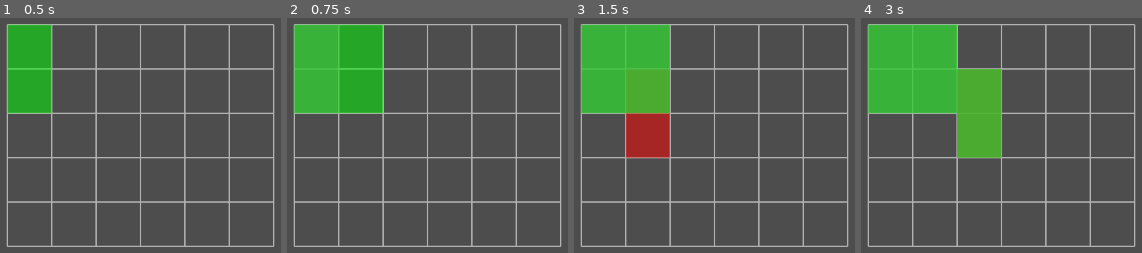
Above: before the commit, frames 1-4 (left to right).
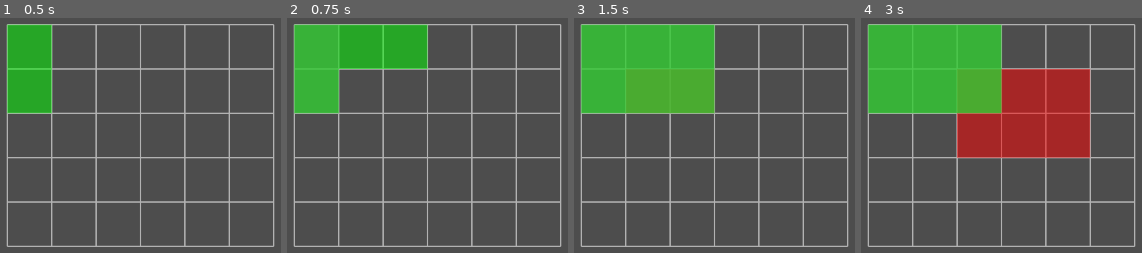
Above: after the commit, the same moments.

Repository: BigBarfEaterBBE/supermarket_simulator
Game: Godot game, scene res://supermarket simulator/scenes/grid_root.tscn
The game is run twice, just before and just after one commit, with the same random seed, the same clock (stepped at 60 frames per second) and the same inputs.
Inputs:
- Up to frame 1 (0.5 s): no input
- Up to frame 2 (0.75 s): tap Enter (place_item) at 0.5 s; hold D (move_right) from 0.53 s (still down); tap R (rotate_item, bound only after the commit) at 0.6 s
- Up to frame 3 (1.5 s): tap Space at 1.25 s; release D (move_right) at 1.28 s; hold S (move_down) from 1.28 s (still down); tap Enter (place_item) at 1.35 s
- Up to frame 4 (3 s): tap R (rotate_item, bound only after the commit) at 1.55, 2.3 s; tap Enter (place_item) at 2 s; release S (move_down) at 2.03 s; hold D (move_right) 2.03-2.78 s; tap E (view_next) at 2.1 s; tap Space at 2.75 s; hold W (move_up) from 2.78 s (still down); tap Q (view_prev) at 2.85 s

Frame 1 is identical in both runs. In frame 2, 6.0% of the frame differs, in the area x 18-51%, y 2-41%; in frame 3, 9.1%; in frame 4, 18%, in the area x 34-82%, y 2-60%.

Commit message:
12/30 11:44 AM added rotation

Diff:
--- a/project.godot
+++ b/project.godot
@@ -61,6 +61,11 @@
 "events": [Object(InputEventKey,"resource_local_to_scene":false,"resource_name":"","device":-1,"window_id":0,"alt_press …(192 unchanged characters)…
 ]
 }
+rotate_item={
+"deadzone": 0.2,
+"events": [Object(InputEventKey,"resource_local_to_scene":false,"resource_name":"","device":-1,"window_id":0,"alt_pressed":false,"shift_pressed":false,"ctrl_pressed":false,"meta_pressed":false,"pressed":false,"keycode":0,"physical_keycode":82,"key_label":0,"unicode":114,"location":0,"echo":false,"script":null)
+]
+}
 
 [rendering]
 
--- a/supermarket simulator/grid_root.gd
+++ b/supermarket simulator/grid_root.gd
@@ -84,9 +84,9 @@
 	cursor_3d += delta
 	#clamp container
 	var item: Vector3i = current_item["size"]
-	cursor_3d.x = clamp(cursor_3d.x, 0, container_size.x - item.x)
-	cursor_3d.y = clamp(cursor_3d.y, 0, container_size.y - item.y)
-	cursor_3d.z = clamp(cursor_3d.z, 0, container_size.z - item.z)
+	cursor_3d.x = clamp(cursor_3d.x, 0, container_size.x - current_item["size"].x)
+	cursor_3d.y = clamp(cursor_3d.y, 0, container_size.y - current_item["size"].y)
+	cursor_3d.z = clamp(cursor_3d.z, 0, container_size.z - current_item["size"].z)
 	#switch view
 	if Input.is_action_just_pressed("view_next"):
 		view_index = (view_index + 1) % views.size()
@@ -102,6 +102,11 @@
 		if can_place(item_size_2d, cursor_2d):
 			place_item(item_size_2d, cursor_2d)
 			redraw_placed_items()
+
+	#rotate item
+	if Input.is_action_just_pressed("rotate_item"):
+		rotate_current_item()
+		update_preview()
 
 func update_preview():
 	var cursor_2d := get_cursor_2d_for_view()
@@ -234,3 +239,17 @@
 		"side":
 			return Vector2i(pos.z,pos.y)
 	return Vector2i.ZERO
+
+func rotate_current_item():
+	var size: Vector3i = current_item["size"]
+
+	match views[view_index]:
+		"top":
+			#rotate around y (swap x/z)
+			current_item["size"] = Vector3i(size.z, size.y, size.x)
+		"front":
+			#rotate around z
+			current_item["size"] = Vector3i(size.y, size.x, size.z)
+		"side":
+			#rotate around x
+			current_item["size"] = Vector3i(size.x, size.z, size.y)
